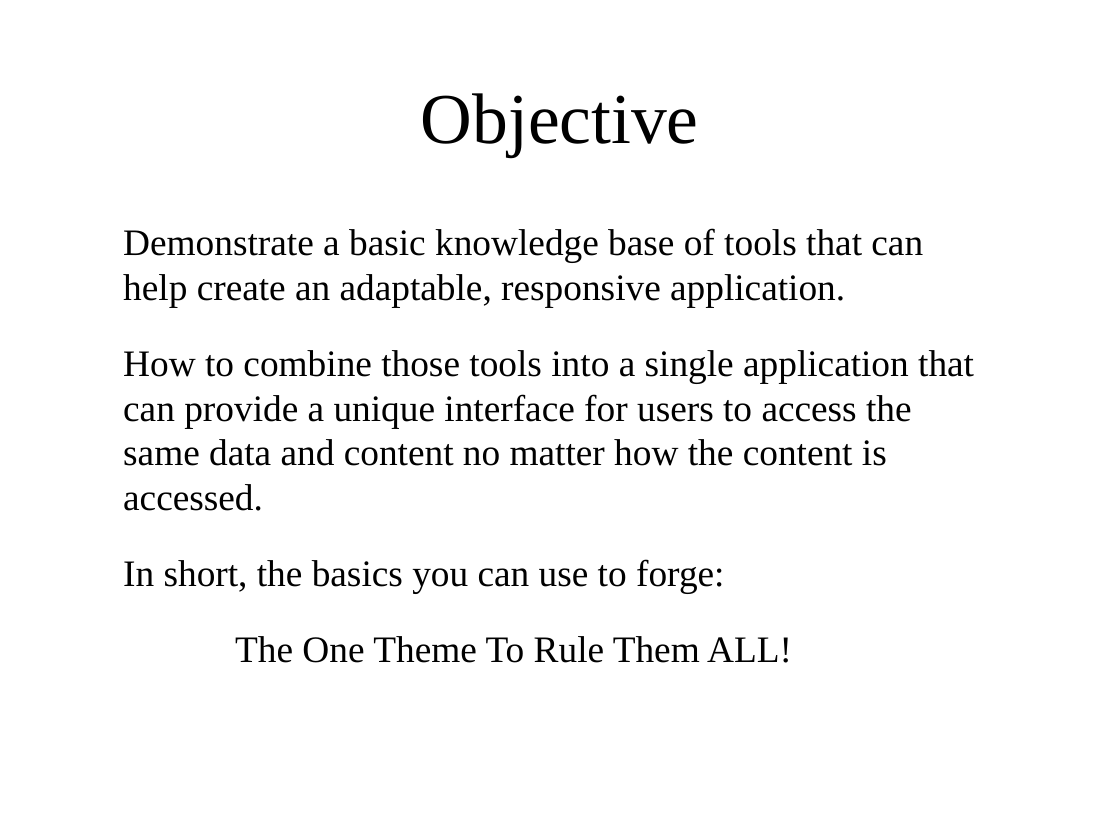
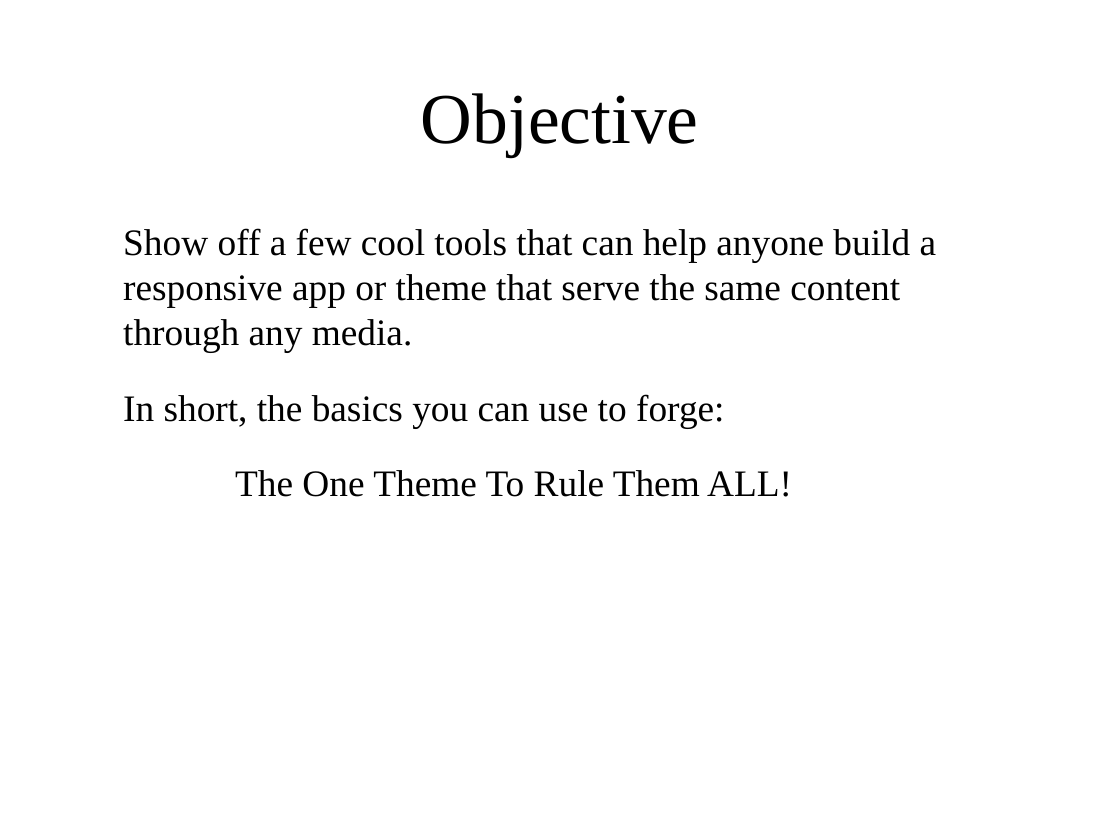
Before and after one commit to cntlscrut/Demo-Site-setup, a slide deck: slide 2 of DCATL2011.pptx. Drawn at 1120x840 pixels with LibreOffice and Linux fonts; fonts in the diff are those of the drawing; background and template pictures are left out. Boxes give left, top, right and bottom in pixels: in the first picture for what was removed or moved away, otherwise in the second. Text is boxed around its words. In the diff, an @@ line names an element or a change of style, - is before the commit and + after.

Commit message:
updated the pp slides

```diff
--- a/DCATL2011.pptx
+++ b/DCATL2011.pptx
@@ text at (123,228,937,352): text changed @@
-Demonstrate a basic knowledge base of tools that can help create an adaptable, responsive application.
-How to combine those tools into a single application that can provide a unique interface for users to access the same data and content no matter how the content is accessed.
+Show off a few cool tools that can help anyone build a responsive app or theme that serve the same content through any media.
```
